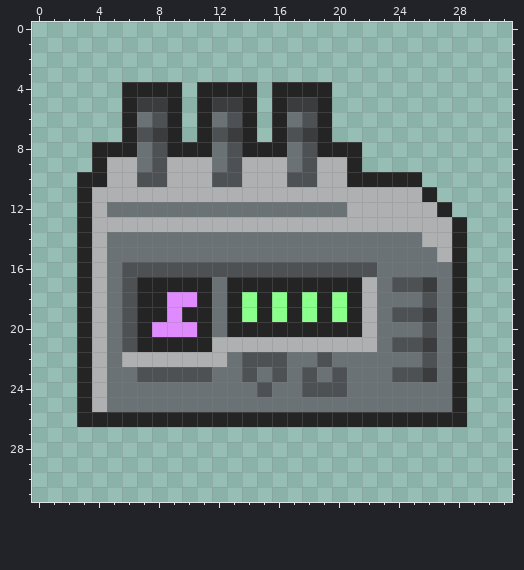
Two states of a pixel-art sprite, Assets/Hangar/Upgrades/Processor.png. The first picture shows the starting point.
The file is 32x32 pixels.
New version:
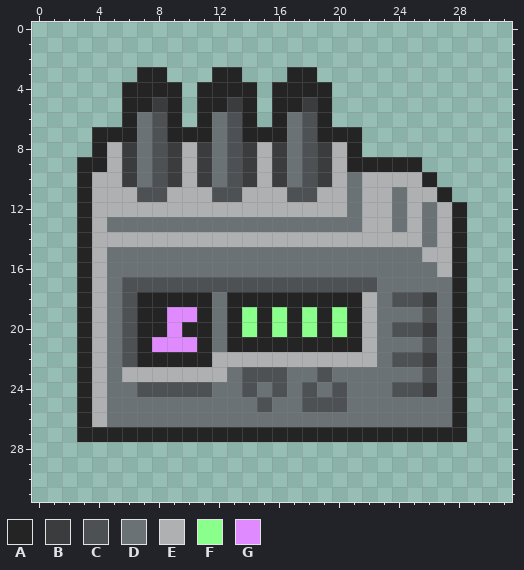
Palette (. is transparent): A #252424  B #3a3c3e  C #4d5154  D #6b7276  E #aeb0b2  F #8aff8c  G #e08aff
Change:
The edit adds colour A in row 3 at x 7 to 8, 12 to 13 and 17 to 18; in row 7 at x 4 to 5, 10, 15 and 20 to 21; in row 9 at x 3 and 22 to 25; in row 10 at x 26; in row 11 at x 27; in row 12 at x 28.
The edit adds colour A in row 27 at x 3 to 28.
Colour B gives way to colour A in row 5 at x 7, 12 and 17.
Colour E gives way to colour A in row 21 at x 13 to 21; in row 22 at x 7 to 11.
Colour F gives way to colour A in row 18 at x 14, 16, 18 and 20.
Colour G gives way to colour A in row 18 at x 9 to 10; in row 20 at x 8 and 10.
Colour A gives way to colour B in row 8 at x 6, 9, 11, 14, 16 and 19.
Colour C gives way to colour B in row 18 at x 26; in row 20 at x 26; in row 22 at x 26.
Colour D gives way to colour B in row 24 at x 26.
Colour E gives way to colour B in rows 9 to 10 at x 6, 9, 11, 14, 16 and 19.
Colour A gives way to colour C in row 17 at x 7 to 11 and 13 to 21.
Colour B gives way to colour C in row 7 at x 8, 13 and 18; in row 19 at x 26; in row 21 at x 26; in row 23 at x 26.
Colour D gives way to colour C in row 17 at x 12; in row 18 at x 24 to 25; in row 20 at x 24 to 25; in row 22 at x 24 to 25; in row 23 at x 15 and 19; in row 24 at x 7 to 11, 14, 16 and 24 to 25.
Colour D gives way to colour C in row 25 at x 15 and 18 to 20.
Colour E gives way to colour C in row 11 at x 7 to 8, 12 to 13 and 17 to 18; in row 17 at x 22; in row 22 at x 6.
Colour A gives way to colour D in row 10 at x 21; in row 26 at x 5 to 27.
Colour B gives way to colour D in row 17 at x 26.
Colour C gives way to colour D in row 7 at x 7, 12 and 17; in row 10 at x 7, 12 and 17; in row 16 at x 6 to 22; in row 17 at x 24 to 25; in row 19 at x 24 to 25; in row 21 at x 24 to 25.
Colour C gives way to colour D in row 23 at x 18, 20 and 24 to 25; in row 24 at x 15 and 19.
Colour E gives way to colour D in row 11 at x 21 and 24; in row 12 at x 21, 24 and 26; in row 13 at x 5 to 21, 24 and 26; in row 14 at x 26; in row 21 at x 12.
Colour A gives way to colour E in row 8 at x 5, 10, 15 and 20; in row 10 at x 4 and 22 to 25; in row 11 at x 26; in row 12 at x 27; in row 26 at x 4.
Colour C gives way to colour E in row 22 at x 14 to 16 and 19; in row 23 at x 7 to 11.
Colour D gives way to colour E in row 12 at x 5 to 20; in row 14 at x 5 to 25; in row 15 at x 26; in row 16 at x 27; in row 22 at x 13, 17 to 18 and 20 to 22; in row 23 at x 6 and 12.
Colour A gives way to colour F in row 20 at x 14, 16, 18 and 20.
Colour A gives way to colour G in row 19 at x 10; in row 21 at x 8 to 10.
Where, in picture pixels (left, top, right, bottom), the same in both pictures:
changed: (77, 67, 467, 442)
